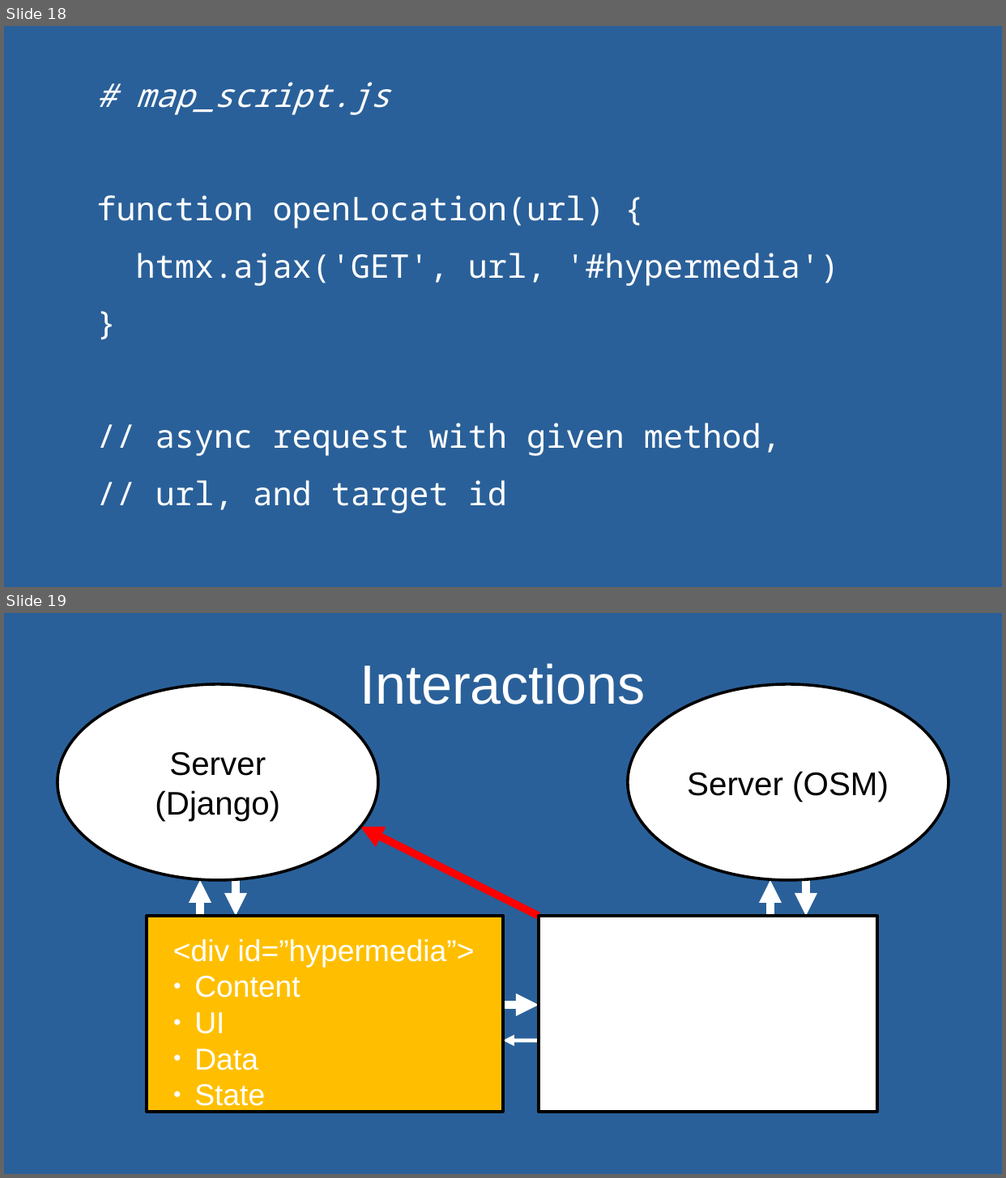
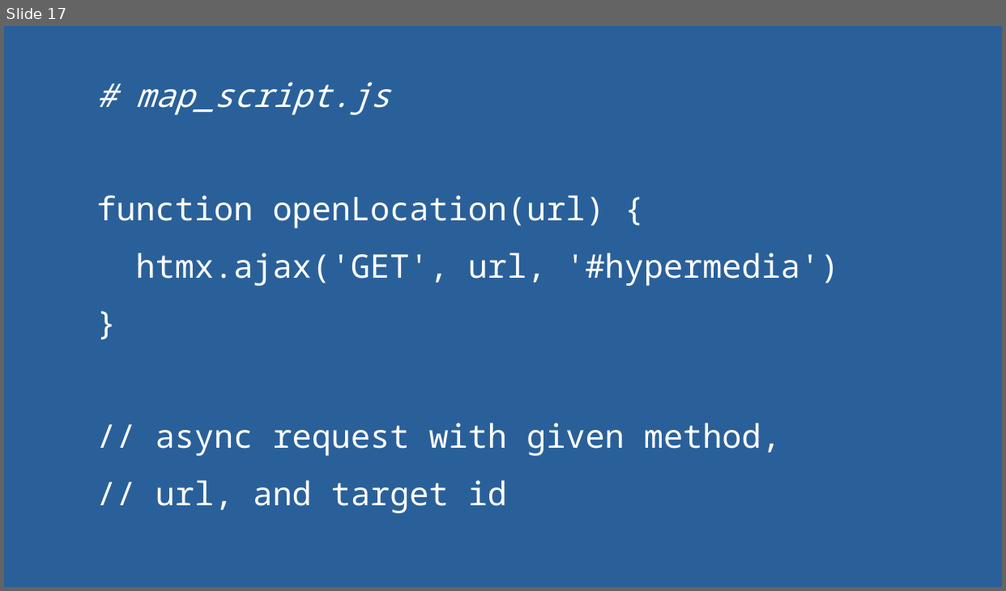
Before and after one commit to andywar65/map_swap_example, a slide deck: hypermedia_driven_maps.odp. Shown one above the other, each under a label of ours: slides 18 and 19 before the commit, slide 17 after it. The pictures are 1006x1178 and 1006x591 pixels, drawn with LibreOffice and Linux fonts; fonts in the diff are those of the drawing. Boxes give left, top, right and bottom in pixels: in the first picture for what was removed or moved away, otherwise in the second. Text is boxed around its words. In the diff, an @@ line names an element or a change of style, - is before the commit and + after.

```diff
--- a/hypermedia_driven_maps.odp
+++ b/hypermedia_driven_maps.odp
@@ slide 19 removed at [4, 613, 1002, 1174], background #2A6099 @@
@@ ellipse removed at [57, 684, 378, 881] @@
-Server (Django)
@@ title removed at [360, 663, 646, 705] @@
-Interactions
@@ ellipse removed at [628, 684, 948, 881] @@
-Server (OSM)
@@ arrow removed from (539, 917) to (360, 827) @@
@@ arrow removed from (201, 917) to (201, 880) @@
@@ arrow removed from (236, 880) to (236, 917) @@
@@ arrow removed from (770, 917) to (770, 880) @@
@@ arrow removed from (807, 880) to (807, 917) @@
@@ rectangle removed at [147, 917, 503, 1113] @@
@@ rectangle removed at [539, 917, 878, 1113] @@
@@ text removed at [173, 939, 475, 1112] @@
-<div id=”hypermedia”>
-● Content
-● UI
-● Data
-● State
@@ arrow removed from (503, 1005) to (539, 1005) @@
@@ arrow removed from (539, 1041) to (503, 1041) @@
@@ what was slide 18 is now slide 17 @@
```
Also in this commit, not shown: 7 slides changed, 10 slides added, 2 other slides removed.
